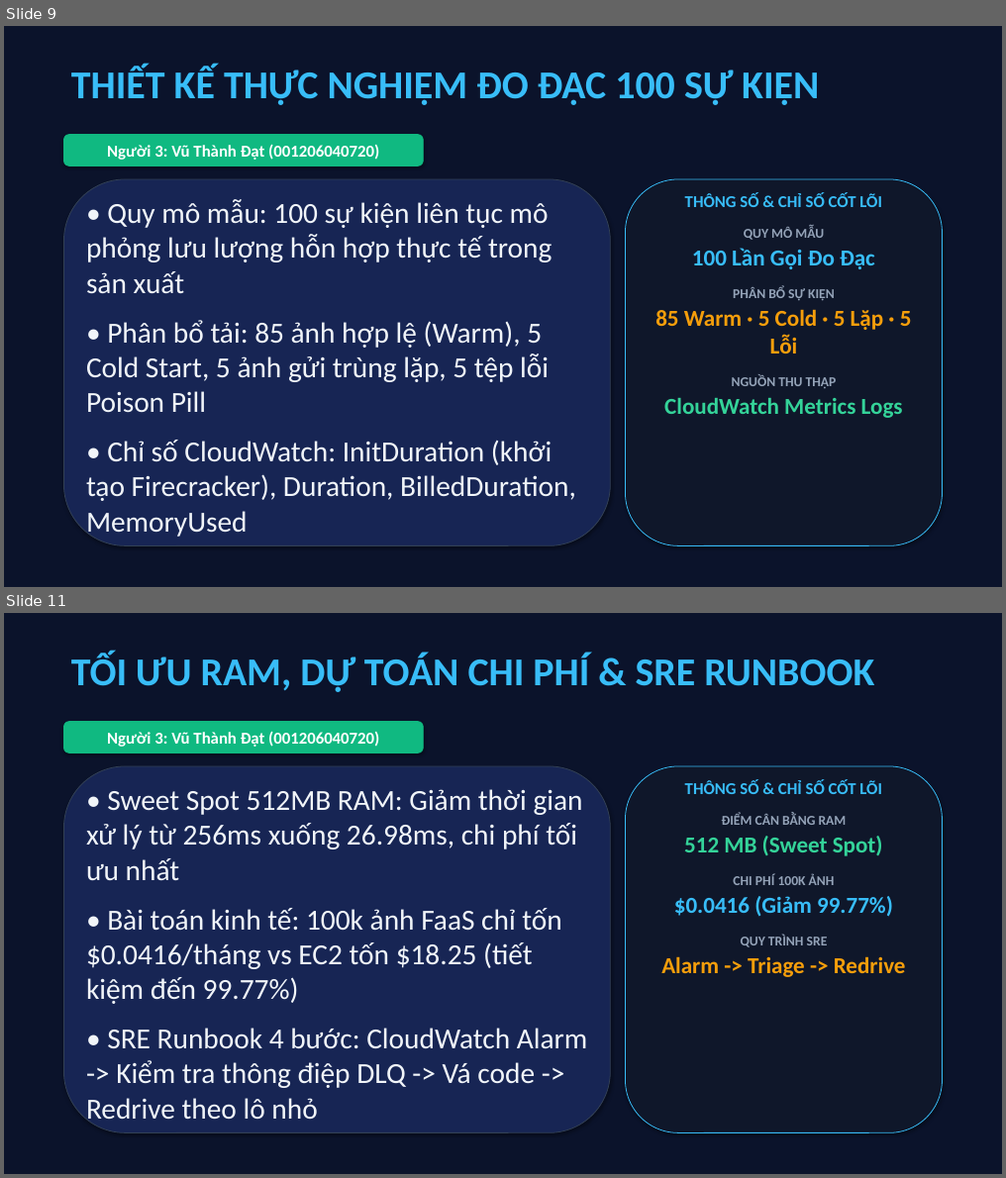
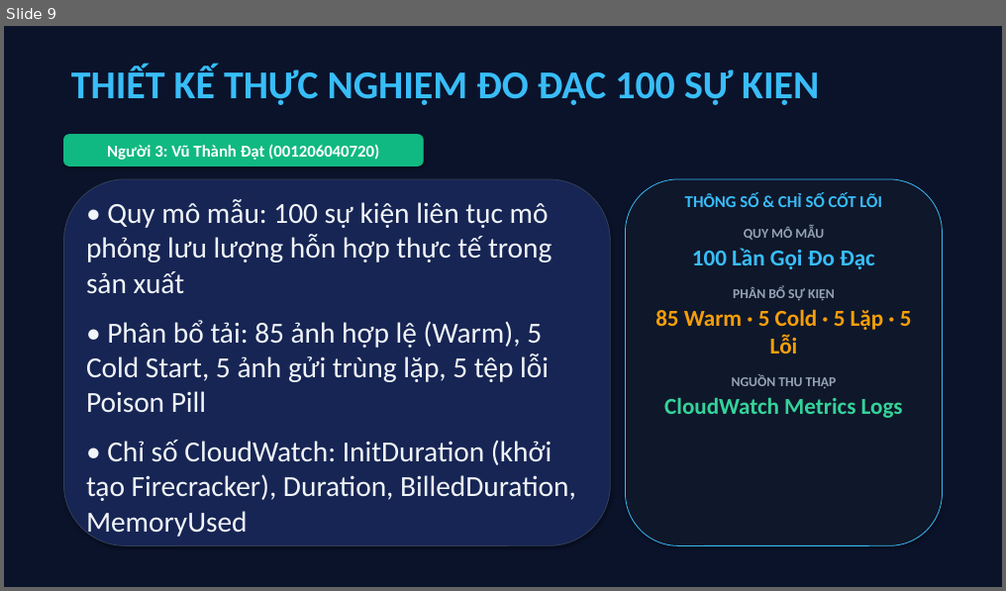
Before and after one commit to datdanghoccode/DTDM_XuLyAnh_Serverless, a slide deck: docs/DTDM_ThuyetTrinh_DeTai9.pptx. Shown one above the other, each under a label of ours: slides 9 and 11 before the commit, slide 9 after it; the slides between them are not shown. The pictures are 1006x1178 and 1006x591 pixels, drawn with LibreOffice and Linux fonts; fonts in the diff are those of the drawing. Boxes give left, top, right and bottom in pixels: in the first picture for what was removed or moved away, otherwise in the second. Text is boxed around its words. In the diff, an @@ line names an element or a change of style, - is before the commit and + after.

```diff
--- a/docs/DTDM_ThuyetTrinh_DeTai9.pptx
+++ b/docs/DTDM_ThuyetTrinh_DeTai9.pptx
@@ slide 11 removed at (4, 613, 1002, 1174), background #FFFFFF @@
@@ rectangle removed at (4, 613, 1002, 1174) @@
@@ text removed at (71, 653, 874, 692) @@
-TỐI ƯU RAM, DỰ TOÁN CHI PHÍ & SRE RUNBOOK
@@ rounded rectangle removed at (63, 722, 423, 753) @@
-Người 3: Vũ Thành Đạt (001206040720)
@@ rounded rectangle removed at (63, 766, 611, 1134) @@
@@ text removed at (86, 789, 587, 1126) @@
-• Sweet Spot 512MB RAM: Giảm thời gian xử lý từ 256ms xuống 26.98ms, chi phí tối ưu nhất
-• Bài toán kinh tế: 100k ảnh FaaS chỉ tốn $0.0416/tháng vs EC2 tốn $18.25 (tiết kiệm đến 99.77%)
-• SRE Runbook 4 bước: CloudWatch Alarm -> Kiểm tra thông điệp DLQ -> Vá code -> Redrive theo lô nhỏ
@@ rounded rectangle removed at (626, 766, 943, 1134) @@
@@ text removed at (661, 780, 906, 977) @@
-THÔNG SỐ & CHỈ SỐ CỐT LÕI
-ĐIỂM CÂN BẰNG RAM
-512 MB (Sweet Spot)
-CHI PHÍ 100K ẢNH
-$0.0416 (Giảm 99.77%)
-QUY TRÌNH SRE
-Alarm -> Triage -> Redrive
```
Also in this commit, not shown: 2 slides changed, 4 slides added, 3 other slides removed, 4 other files.
